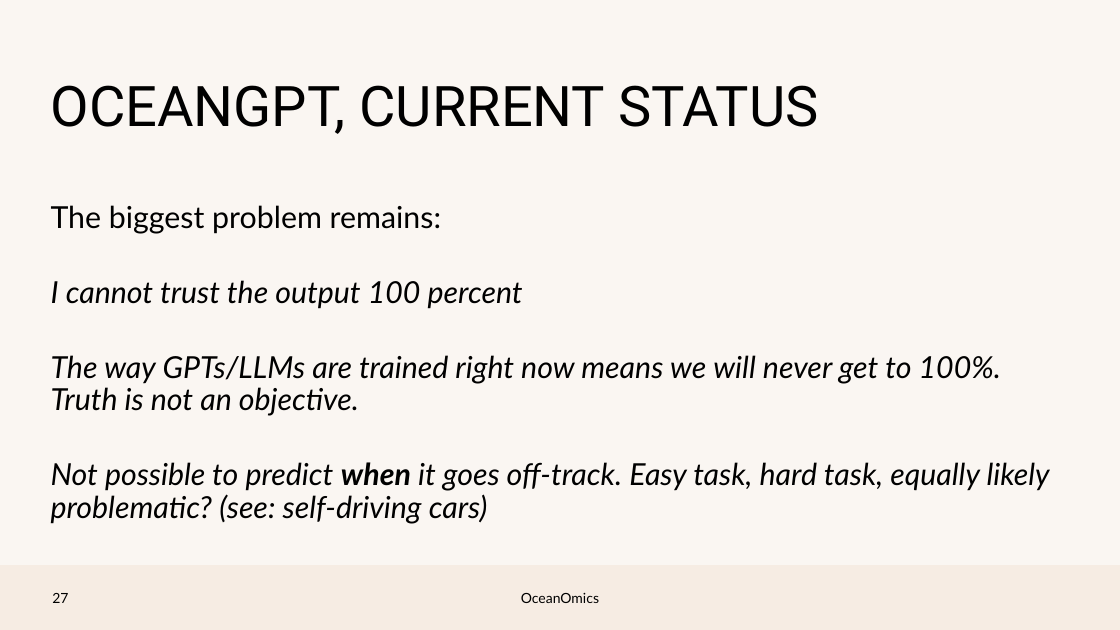
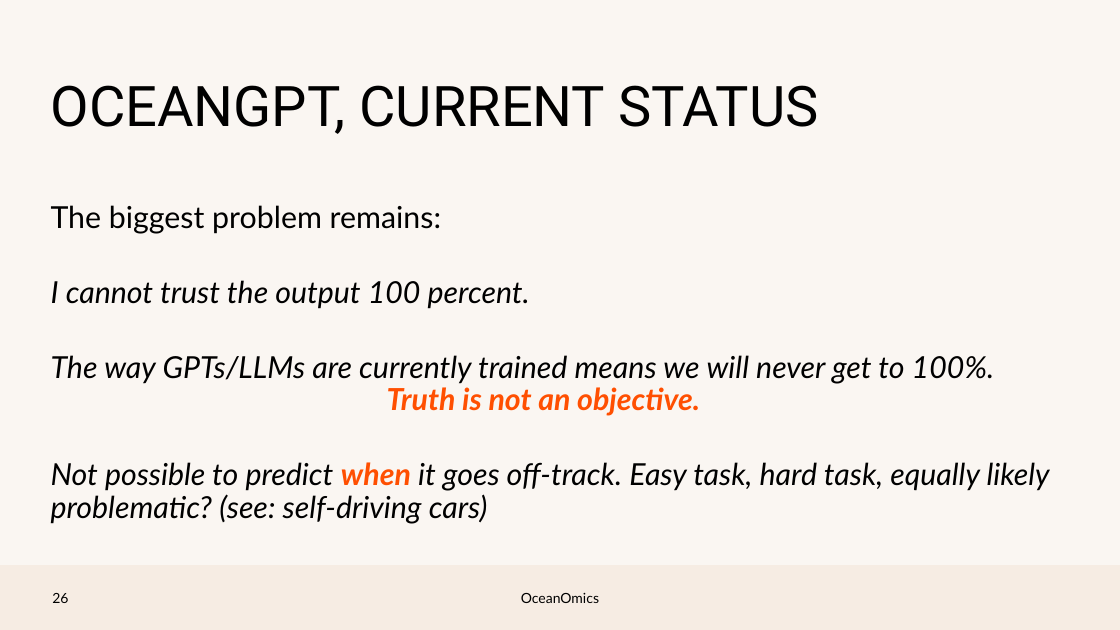
Before and after one commit to pmlg/June2023_LLM_repo, a slide deck: slide 25 of PMLG talk.pptx (slide 26 before the commit). Drawn at 1120x630 pixels with LibreOffice and Linux fonts; fonts in the diff are those of the drawing; background and template pictures are left out. Boxes give left, top, right and bottom in pixels: in the first picture for what was removed or moved away, otherwise in the second. Text is boxed around its words. In the diff, an @@ line names an element or a change of style, - is before the commit and + after.

```diff
--- a/PMLG talk.pptx
+++ b/PMLG talk.pptx
@@ text at [51,280,994,416]: text changed @@
-I cannot trust the output 100 percent
-The way GPTs/LLMs are trained right now means we will never get to 100%.
-Truth is not an objective.
+I cannot trust the output 100 percent.
+The way GPTs/LLMs are currently trained means we will never get to 100%.
+Truth is not an objective.
@@ text at [51,462,1050,523]: text colour #000000 to #FF4F01 in "when" @@
@@ page number at [52,593,68,603]: text changed @@
-27
+26
```
Also in this commit, not shown: 13 other slides changed, 1 slide added.
